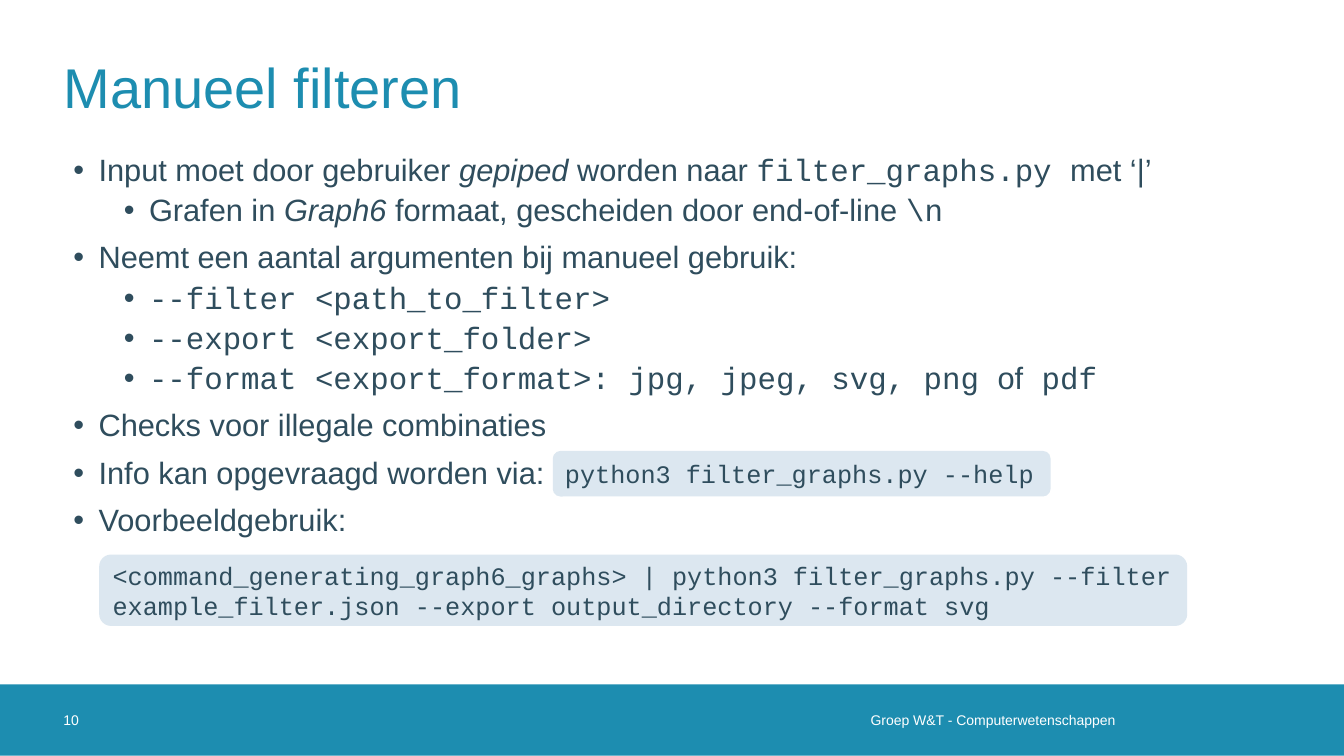
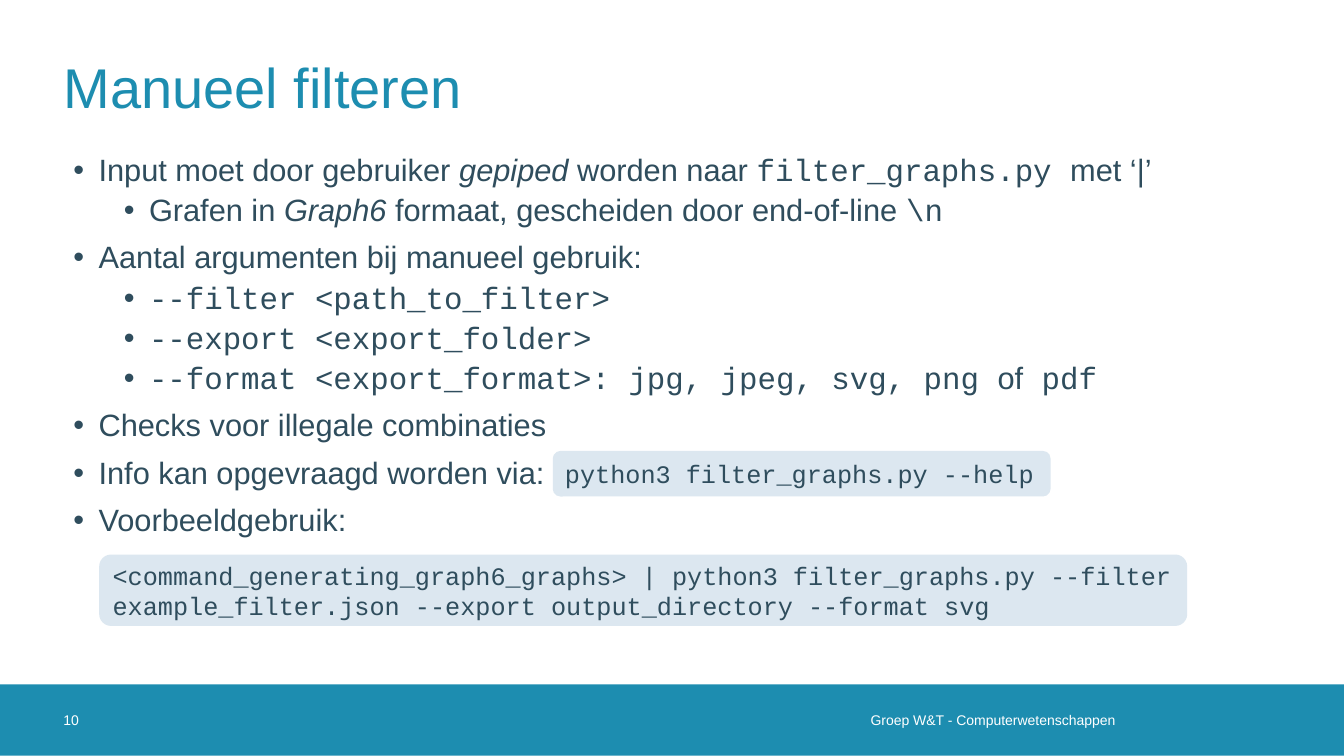
Before and after one commit to vanschependom/KULAK_IW-shed-of-graphs, a slide deck: slide 10 of defense.pptx. Drawn at 1344x756 pixels with LibreOffice and Linux fonts; fonts in the diff are those of the drawing; background and template pictures are left out. Boxes give left, top, right and bottom in pixels: in the first picture for what was removed or moved away, otherwise in the second. Text is boxed around its words. In the diff, an @@ line names an element or a change of style, - is before the commit and + after.

```diff
--- a/defense.pptx
+++ b/defense.pptx
@@ text at box(99, 245, 641, 274): text changed @@
-• Neemt een aantal argumenten bij manueel gebruik:
+• Aantal argumenten bij manueel gebruik:
```
Also in this commit, not shown: 7 other slides changed.
